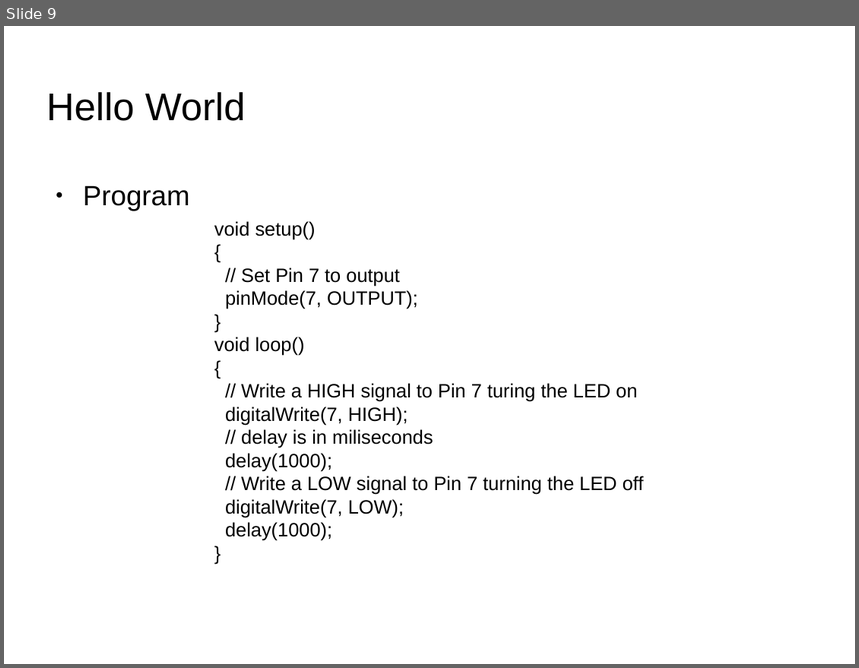
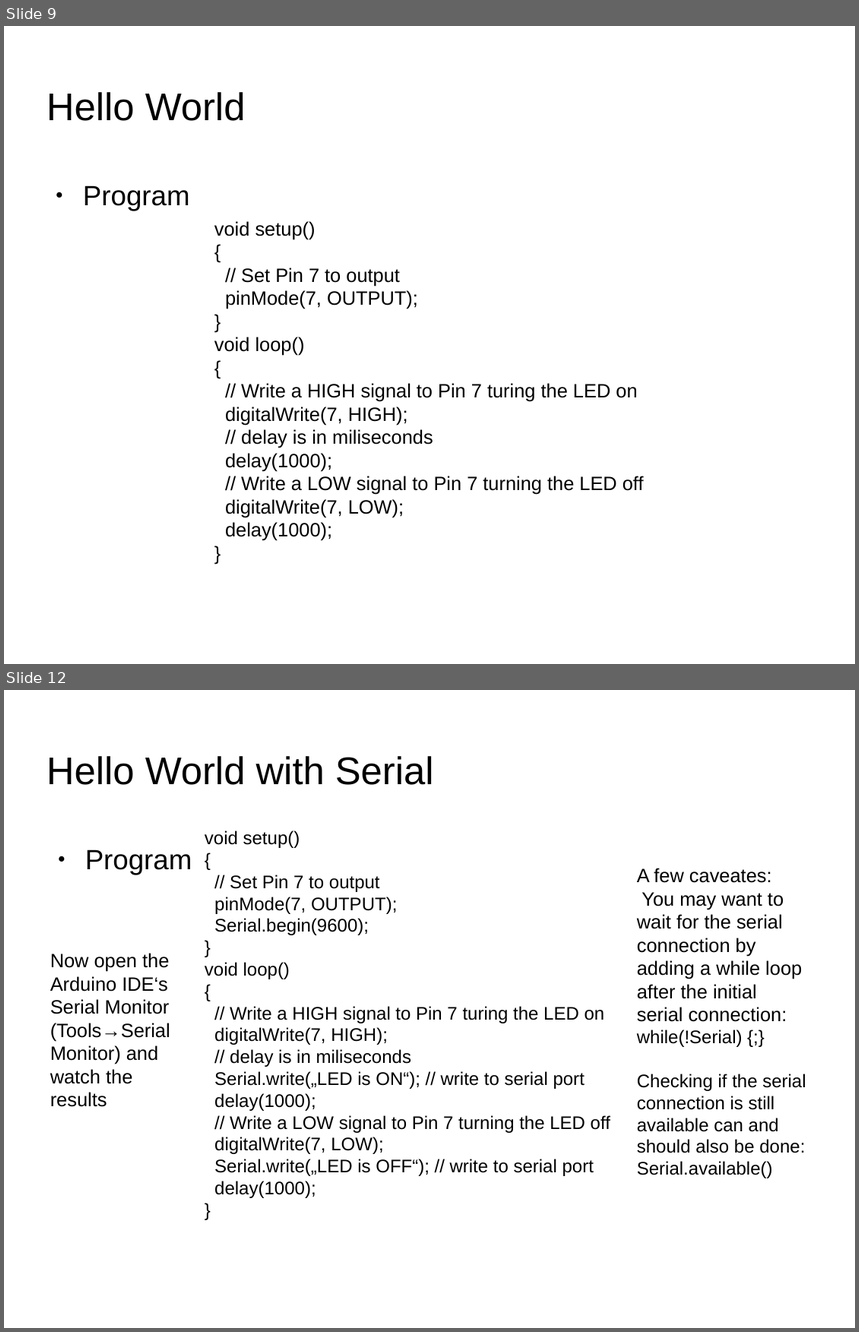
Before and after one commit to SIUE-ARC/Arduino-Workshop, a slide deck: Arduino-Workshop-eHacks.odp. Shown one above the other, each under a label of ours: slide 9 before the commit, slides 9 and 12 after it; the slides between them are not shown. The pictures are 859x668 and 859x1332 pixels, drawn with LibreOffice and Linux fonts; fonts in the diff are those of the drawing; background and template pictures are left out. Boxes give left, top, right and bottom in pixels: in the first picture for what was removed or moved away, otherwise in the second. Text is boxed around its words. In the diff, an @@ line names an element or a change of style, - is before the commit and + after.

```diff
--- a/Arduino-Workshop-eHacks.odp
+++ b/Arduino-Workshop-eHacks.odp
@@ slide 12 added at (x1=4, y1=690, x2=855, y2=1328), background picture (left out) @@
@@ title added at (x1=47, y1=756, x2=434, y2=785), 36 pt, text #000000 @@
+Hello World with Serial
@@ text added at (x1=205, y1=831, x2=610, y2=1198), 17 pt, text #000000 @@
+void setup()
+{
+// Set Pin 7 to output
+pinMode(7, OUTPUT);
+Serial.begin(9600);
+}
+void loop()
+{
+// Write a HIGH signal to Pin 7 turing the LED on
+digitalWrite(7, HIGH);
+// delay is in miliseconds
+Serial.write(„LED is ON“); // write to serial port
+delay(1000);
+// Write a LOW signal to Pin 7 turning the LED off
+digitalWrite(7, LOW);
+Serial.write(„LED is OFF“); // write to serial port
+delay(1000);
+}
@@ text added at (x1=85, y1=850, x2=192, y2=875), 26 pt, text #000000 @@
+● Program
@@ text added at (x1=637, y1=868, x2=806, y2=1179), 17 pt, text #000000 @@
+A few caveates:
+You may want to wait for the serial connection by adding a while loop after the initial serial connection:
+while(!Serial) {;}
+Checking if the serial connection is still available can and should also be done: Serial.available()
@@ text added at (x1=50, y1=953, x2=170, y2=1107), 18 pt, text #000000 @@
+Now open the Arduino IDE‘s Serial Monitor (Tools→Serial Monitor) and watch the results
```
Also in this commit, not shown: 5 other slides added, 5 other files.
